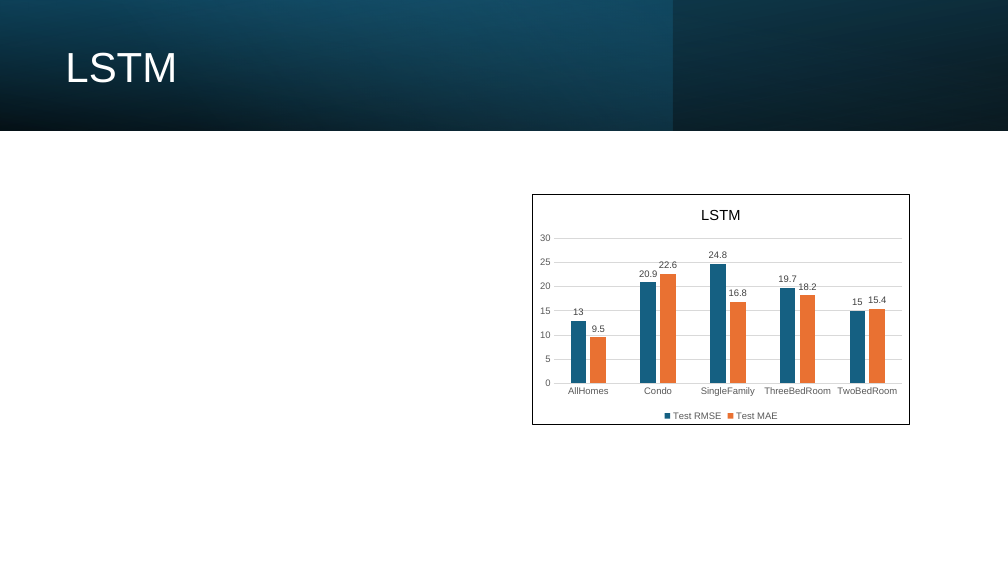
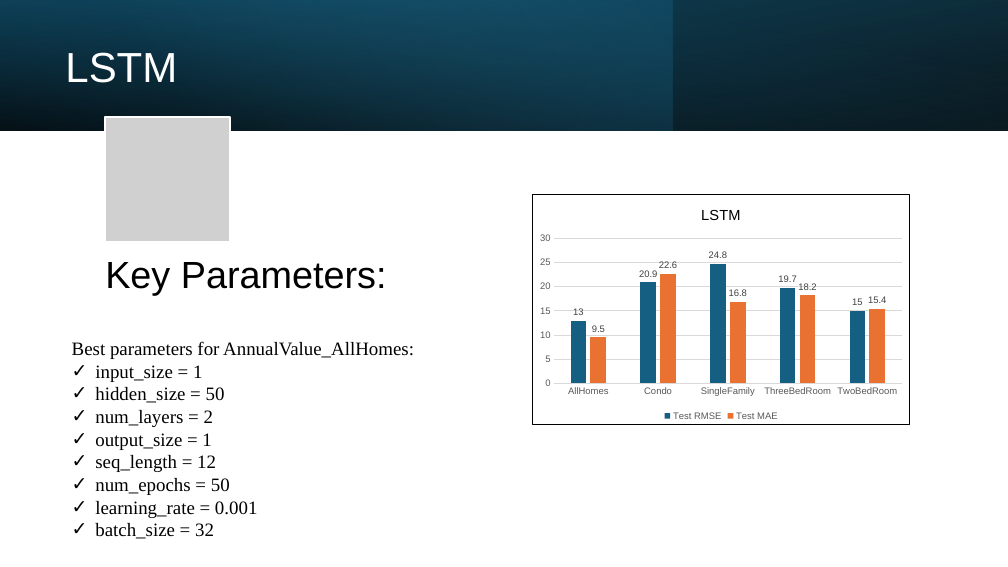
Before and after one commit to KavyaGurram2000/DS_2025_TeamE, a slide deck: slide 18 of Presentation_slides/Predicting Housing Market Trends_final.pptx (slide 17 before the commit). Drawn at 1008x567 pixels with LibreOffice and Linux fonts; fonts in the diff are those of the drawing; grey boxes stand for pictures. Boxes give left, top, right and bottom in pixels: in the first picture for what was removed or moved away, otherwise in the second. Text is boxed around its words. In the diff, an @@ line names an element or a change of style, - is before the commit and + after.

Commit message:
draft presentation v2

```diff
--- a/Presentation_slides/Predicting Housing Market Trends_final.pptx
+++ b/Presentation_slides/Predicting Housing Market Trends_final.pptx
@@ picture added at [105,117,230,242] @@
@@ text added at [105,262,387,295], 36 pt, text #000000 @@
+Key Parameters:
@@ text added at [72,341,414,539], 18 pt, text #000000 @@
+Best parameters for AnnualValue_AllHomes:
+                ✓ input_size = 1
+                ✓ hidden_size = 50
+                ✓ num_layers = 2
+                ✓ output_size = 1
+                ✓ seq_length = 12
+                ✓ num_epochs = 50
+                ✓ learning_rate = 0.001
+                ✓ batch_size = 32
```
Also in this commit, not shown: 5 slides added, 2 slides removed.
